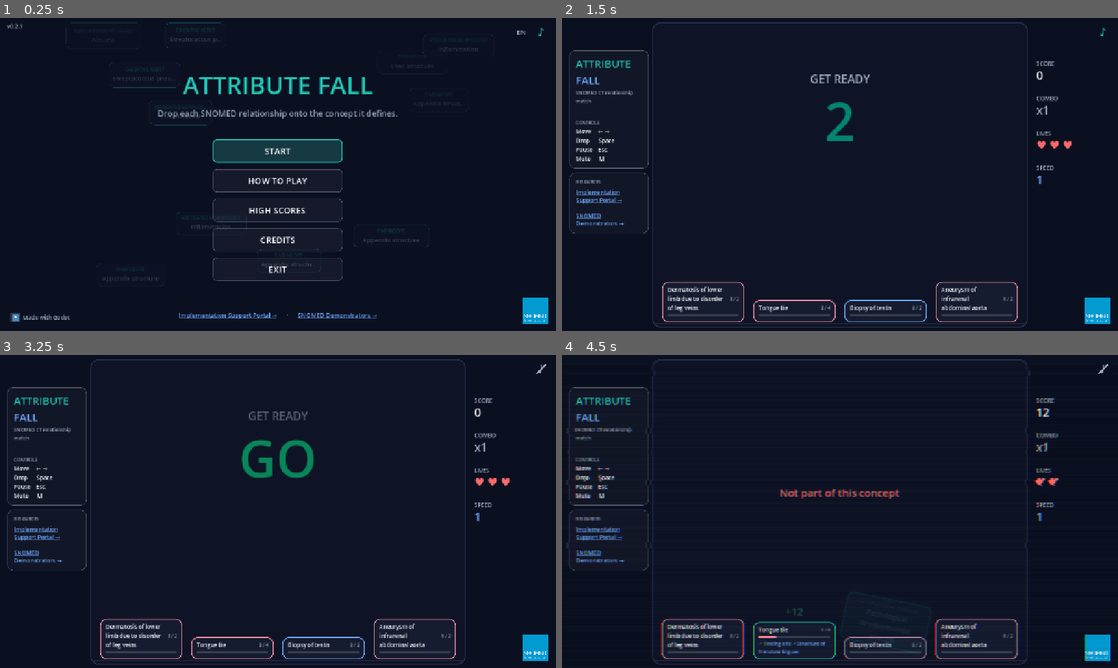
Above: before the commit, frames 1-4 (two rows, left to right).
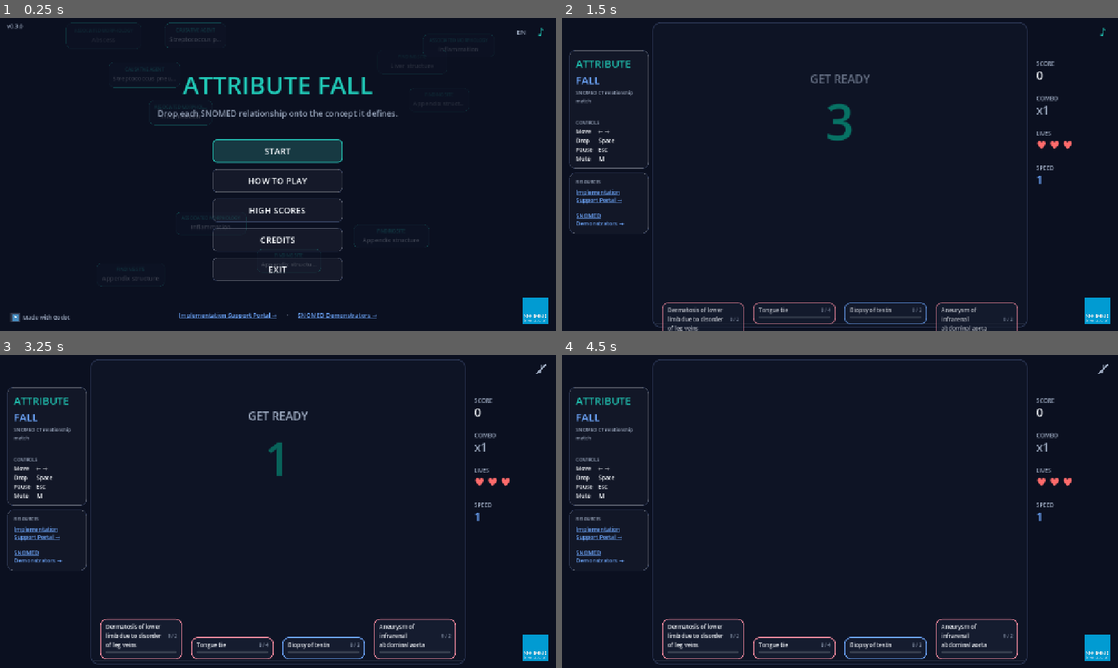
Above: after the commit, the same moments.

Repository: alopezo/attribute-fall
Game: Godot game, scene res://scenes/main.tscn
The game is run twice, just before and just after one commit, with the same random seed, the same clock (stepped at 60 frames per second) and the same inputs. The engine's default icon, where the game draws it, is replaced by a stand-in: a white triangle on a blue panel in a dark square.
Inputs (mouse positions are in pixels of both pictures, inside the frame that each line leads up to):
- Up to frame 1 (0.25 s): no input
- Up to frame 2 (1.5 s): click "START" at 0.5 s; click (840, 212) at 1.25 s, where only the run after the commit has a clickable "HARD"
- Up to frame 3 (3.25 s): click "♪" at 2 s; tap Enter at 2.75 s; move the mouse to (139, 639) at 2.77 s; hold Right (af_right) from 2.78 s (still down); hold Space (af_hard) from 2.78 s (still down); click (139, 639) at 2.92 s; tap Down (af_soft) at 3.05 s
- Up to frame 4 (4.5 s): move the mouse to (795, 649) at 3.52 s; release Right (af_right) at 3.53 s; release Space (af_hard) at 3.53 s; hold S 3.53-4.28 s; tap Down (af_soft) at 3.6 s; click (795, 649) at 3.67 s; tap Space (af_hard) at 3.8 s; move the mouse to (884, 649) at 4.27 s; hold Right (af_right) from 4.28 s (still down); hold Space (af_hard) from 4.28 s (still down); click (884, 649) at 4.42 s

The runs differ from the first frame. In frame 1, less than 0.1% of the frame differs, in the area x 2-5%, y 2-4%; in frame 2, 2.8%; in frame 3, 1.0%; in frame 4, 4.8%, in the area x 0-99%, y 1-98%.

Commit message:
feat: guided tutorial + Easy/Normal/Hard difficulty (v0.3.0)
Accessibility for a SNOMED-expert (non-gamer) audience.

Difficulty:
- START opens a difficulty submenu (EASY / NORMAL / HARD). One factor scales the
  whole fall-speed curve (0.6 / 1.0 / 1.6×); scoring follows via _speed_factor.
  Choice persisted to user://settings.cfg.
- The first few pieces of every round fall extra slow to ease people in.

Guided tutorial (first play ever, and always on Easy):
- Guides each piece until two correct drops. The piece falls a moment, then
  soft-pauses (no pause menu); a right-angle connector with a travelling pulse
  runs from the piece to a valid target card, which shines. A banner names the
  concept and prompts to move/drop. A real move/drop (or card click) resumes;
  the line disappears on landing. Mistakes are free and keep guiding.
- Encouraging messages: correct → praise, wrong → hint (held longer), and an
  immediate "Good! Now it's your turn…" on the second correct.

Also: RESTART in the pause menu; removed the dead Victory panel earlier; full
EN/ES for all new strings.

Co-Authored-By: Claude Opus 4.8 <noreply@anthropic.com>

Diff:
--- a/project.godot
+++ b/project.godot
@@ -11,7 +11,7 @@
 [application]
 
 config/name="Attribute Fall"
-config/version="0.2.1"
+config/version="0.3.0"
 run/main_scene="res://scenes/main.tscn"
 config/features=PackedStringArray("4.5", "GL Compatibility")
 config/icon="res://assets/snomed_international.svg"
--- a/scripts/concept_card.gd
+++ b/scripts/concept_card.gd
@@ -197,6 +197,23 @@
 func _set_border(c: Color) -> void:
 	_style.border_color = c
 
+# Pulsing accent glow (tutorial "shine" on the target card). Uses the panel
+# shadow so it never fights the border flash animations.
+var _glow_tween: Tween
+func set_tutorial_glow(on: bool) -> void:
+	_ensure_built()
+	if _glow_tween and _glow_tween.is_valid():
+		_glow_tween.kill()
+	_glow_tween = null
+	if not on:
+		_style.shadow_size = 0
+		return
+	_style.shadow_color = Color(Palette.ACCENT.r, Palette.ACCENT.g, Palette.ACCENT.b, 0.6)
+	_glow_tween = create_tween()
+	_glow_tween.set_loops()
+	_glow_tween.tween_method(func(s): _style.shadow_size = int(s), 3.0, 16.0, 0.65).set_trans(Tween.TRANS_SINE)
+	_glow_tween.tween_method(func(s): _style.shadow_size = int(s), 16.0, 3.0, 0.65).set_trans(Tween.TRANS_SINE)
+
 func flash_correct() -> void:
 	_set_border(Palette.CORRECT)
 	var t := create_tween()
--- a/scripts/i18n.gd
+++ b/scripts/i18n.gd
@@ -28,6 +28,18 @@
 	# Main menu
 	"Drop each SNOMED relationship onto the concept it defines.": "Soltá cada relación SNOMED sobre el concepto que define.",
 	"START": "EMPEZAR",
+	# Difficulty
+	"CHOOSE DIFFICULTY": "ELEGÍ LA DIFICULTAD",
+	"Speed only — Easy always shows the tutorial": "Solo velocidad — Fácil siempre muestra el tutorial",
+	"EASY": "FÁCIL",
+	"NORMAL": "NORMAL",
+	"HARD": "DIFÍCIL",
+	# Tutorial overlay
+	"This attribute is part of the '%s' definition": "Este atributo es parte de la definición de '%s'",
+	"Move it over the card and drop — or click the card": "Llevala sobre la tarjeta y soltala — o hacé clic en la tarjeta",
+	"Nice — that's how it works!": "¡Muy bien! Así se juega.",
+	"Not quite — the right card is highlighted": "Casi — la tarjeta correcta está resaltada",
+	"Good! Now it's your turn…": "¡Bien! Ahora te toca a vos…",
 	"HOW TO PLAY": "CÓMO JUGAR",
 	"HIGH SCORES": "MEJORES PUNTAJES",
 	"CREDITS": "CRÉDITOS",
@@ -63,6 +75,7 @@
 	# Pause
 	"PAUSED": "PAUSA",
 	"RESUME": "CONTINUAR",
+	"RESTART": "REINICIAR",
 	"CONCEPTS PLAYED": "CONCEPTOS JUGADOS",
 	"MAIN MENU": "MENÚ PRINCIPAL",
 	# Game over
--- a/scripts/main.gd
+++ b/scripts/main.gd
@@ -43,8 +43,18 @@
 const FALL_SPEED_SOFT := 300.0
 const FALL_SPEED_STEP := 11.0
 const FALL_SPEED_MAX := 190.0
-
-enum State { START, HOWTO, CREDITS, PLAYING, PAUSED, GAMEOVER, REVIEW, HIGHSCORES }
+# Gentle onboarding: the first few pieces of a round fall extra slow so a player
+# new to the game (SNOMED experts/learners, not gamers) has time to read and
+# orient. Piece INTRO_PIECES+1 onward uses the normal speed.
+const FALL_SPEED_INTRO := 20.0
+const INTRO_PIECES := 3
+# Difficulty scales the whole fall-speed curve (start, intro, per-concept step,
+# and cap) by one factor; "medium" is today's speed. Scoring follows via
+# _speed_factor, so harder = faster = more points.
+const DIFFICULTY_MULT := {"easy": 0.6, "medium": 1.0, "hard": 1.6}
+const SETTINGS_PATH := "user://settings.cfg"
+
+enum State { START, HOWTO, CREDITS, DIFFICULTY, PLAYING, PAUSED, GAMEOVER, REVIEW, HIGHSCORES }
 
 # ----- game state -----
 var state: int = State.START
@@ -65,6 +75,17 @@
 var _next_life_score := LIFE_FIRST     # next score threshold that grants a bonus life
 var concepts_completed := 0
 var current_fall_speed := FALL_SPEED_START
+var _pieces_spawned := 0     # per-round piece counter (for the slow intro pieces)
+var _difficulty := "medium"
+# Tutorial state (guided first two pieces).
+var _tutorial_this_round := false   # tutorial runs during this round
+var _tutorial_correct := 0          # correct drops so far (tutorial ends at 2)
+var _tutorial_hold := false         # falling frozen, waiting for the first input
+var _tutorial_line: Line2D
+var _tutorial_pulse: Polygon2D       # travelling dot along the connector
+var _tutorial_pulse_t := 0.0
+var _tutorial_box: PanelContainer
+var _tutorial_target_lane := -1
 
 var last_pair_key := ""
 var _bag: Array = []                # shuffle bag of pair keys
@@ -102,6 +123,7 @@
 var start_panel: Control
 var howto_panel: Control
 var credits_panel: Control
+var difficulty_panel: Control
 var pause_panel: Control
 var gameover_panel: Control
 var go_title: Label
@@ -114,6 +136,7 @@
 	var lang := I18n.load_pref()
 	TranslationServer.set_locale(lang)
 	PrototypeData.set_language(lang)
+	_difficulty = str(_get_setting("difficulty", "medium"))
 	_setup_fonts()
 	_setup_input()
 	set_anchors_and_offsets_preset(Control.PRESET_FULL_RECT)
@@ -382,6 +405,21 @@
 func _toggle_language() -> void:
 	_set_language("es" if I18n.lang == "en" else "en")
 
+# ----- persistent settings (shares user://settings.cfg with the language pref) -----
+func _get_setting(key: String, default):
+	var c := ConfigFile.new()
+	c.load(SETTINGS_PATH)
+	return c.get_value("game", key, default)
+
+func _set_setting(key: String, value) -> void:
+	var c := ConfigFile.new()
+	c.load(SETTINGS_PATH)
+	c.set_value("game", key, value)
+	c.save(SETTINGS_PATH)
+
+func _fall_mult() -> float:
+	return float(DIFFICULTY_MULT.get(_difficulty, 1.0))
+
 func _set_language(l: String) -> void:
 	if l == I18n.lang:
 		return
@@ -817,7 +855,7 @@
 	var spacer := Control.new()
 	spacer.custom_minimum_size = Vector2(0, 18)
 	s.vb.add_child(spacer)
-	var start_btn := _make_button("START", start_round, true)
+	var start_btn := _make_button("START", _show_difficulty, true)
 	var howto_btn := _make_button("HOW TO PLAY", _show_howto, false)
 	var hs_btn := _make_button("HIGH SCORES", _show_highscores, false)
 	var credits_btn := _make_button("CREDITS", _show_credits, false)
@@ -966,14 +1004,42 @@
 	c.vb.add_child(cbrow)
 	_default_focus[credits_panel] = cback
 
+	# Difficulty (second "start" menu, with a subtle falling background)
+	var dpanel := _make_overlay(true)
+	difficulty_panel = dpanel.root
+	_add_centered_label(dpanel.vb, "CHOOSE DIFFICULTY", 40, Palette.ACCENT)
+	_add_centered_label(dpanel.vb, "Speed only — Easy always shows the tutorial", 18, Palette.MUTED)
+	var dtop := Control.new()
+	dtop.custom_minimum_size = Vector2(0, 14)
+	dpanel.vb.add_child(dtop)
+	var diffs := [["easy", "EASY"], ["medium", "NORMAL"], ["hard", "HARD"]]
+	var first_diff_btn: Button = null
+	for d in diffs:
+		var key: String = d[0]
+		var btn := _make_button(d[1], func(): _start_with_difficulty(key), false)
+		if first_diff_btn == null:
+			first_diff_btn = btn
+		var brow := CenterContainer.new()
+		brow.add_child(btn)
+		dpanel.vb.add_child(brow)
+	var dspacer := Control.new()
+	dspacer.custom_minimum_size = Vector2(0, 16)
+	dpanel.vb.add_child(dspacer)
+	var dback := _make_button("BACK", _show_menu, false)
+	var dbrow := CenterContainer.new()
+	dbrow.add_child(dback)
+	dpanel.vb.add_child(dbrow)
+	_default_focus[difficulty_panel] = first_diff_btn
+
 	# Pause menu
 	var p := _make_overlay()
 	pause_panel = p.root
 	_add_centered_label(p.vb, "PAUSED", 44, Palette.TEXT)
 	var pause_resume := _make_button("RESUME", _toggle_pause)
+	var pause_restart := _make_button("RESTART", restart_round, false)
 	var pause_review := _make_button("CONCEPTS PLAYED", _show_review, false)
 	var pause_menu := _make_button("MAIN MENU", _show_menu, false)
-	var pause_btns := [pause_resume, pause_review, pause_menu]
+	var pause_btns := [pause_resume, pause_restart, pause_review, pause_menu]
 	if not OS.has_feature("web"):
 		pause_btns.append(_make_button("EXIT", _exit_game, false))
 	for btn in pause_btns:
@@ -1183,7 +1249,7 @@
 	return "[color=#9AA7BD]%s[/color]\n" % tr("Card border color = concept hierarchy:") + "     ".join(parts)
 
 func _show_only(panel: Control) -> void:
-	for pnl in [start_panel, howto_panel, credits_panel, pause_panel, gameover_panel, review_panel, highscores_panel]:
+	for pnl in [start_panel, howto_panel, credits_panel, difficulty_panel, pause_panel, gameover_panel, review_panel, highscores_panel]:
 		if pnl:
 			pnl.visible = (pnl == panel)
 	if panel != null and not _input_guard and _default_focus.has(panel):
@@ -1194,6 +1260,7 @@
 	_show_only(null)
 
 func _show_menu() -> void:
+	_clear_tutorial()
 	state = State.START
 	_show_only(start_panel)
 
@@ -1204,6 +1271,15 @@
 func _show_credits() -> void:
 	state = State.CREDITS
 	_show_only(credits_panel)
+
+func _show_difficulty() -> void:
+	state = State.DIFFICULTY
+	_show_only(difficulty_panel)
+
+func _start_with_difficulty(d: String) -> void:
+	_difficulty = d
+	_set_setting("difficulty", d)
+	start_round()
 
 func _exit_game() -> void:
 	get_tree().quit()
@@ -1337,6 +1413,11 @@
 	_next_life_score = LIFE_FIRST
 	concepts_completed = 0
 	current_fall_speed = FALL_SPEED_START
+	_pieces_spawned = 0
+	# Tutorial: first time ever, or always on Easy.
+	_tutorial_this_round = _difficulty == "easy" or not bool(_get_setting("tutorial_seen", false))
+	_tutorial_correct = 0
+	_clear_tutorial()
 	last_pair_key = ""
 	_bag.clear()
 	_streak.clear()
@@ -1404,6 +1485,7 @@
 	start_round()
 
 func end_game() -> void:
+	_clear_tutorial()
 	state = State.GAMEOVER
 	current_piece = null
 	sfx.sfx_game_over()
@@ -1562,7 +1644,10 @@
 	piece_layer.add_child(piece)
 	piece.position = Vector2(_lane_center_x(1) - PIECE_W / 2.0, PIECE_START_Y)
 	current_piece = piece
+	_pieces_spawned += 1
 	input_locked = false
+	if _tutorial_this_round:
+		_begin_tutorial_step(piece)   # guide every piece until 2 correct drops
 
 # ----- input & falling -----
 func _process(delta: float) -> void:
@@ -1572,10 +1657,18 @@
 		_version_label.visible = state != State.PLAYING   # menus only, not while playing
 	if _lang_btn:
 		# switching is safe only in the static menus (no live piece bag to desync)
-		_lang_btn.visible = state == State.START or state == State.HOWTO or state == State.CREDITS
+		_lang_btn.visible = state == State.START or state == State.HOWTO or state == State.CREDITS or state == State.DIFFICULTY
 	if state != State.PLAYING or current_piece == null or input_locked:
 		return
-	var speed := current_fall_speed
+	if _tutorial_line != null:
+		_tutorial_pulse_t = fmod(_tutorial_pulse_t + delta / 0.9, 1.0)   # ~0.9s piece→card
+		_update_tutorial_line()   # keep the guide anchored to the moving piece
+	if _tutorial_hold:
+		return                    # frozen until the first input
+	var base := current_fall_speed
+	if _pieces_spawned <= INTRO_PIECES or _tutorial_this_round:
+		base = minf(base, FALL_SPEED_INTRO)   # slow for onboarding / while the tutorial guides
+	var speed := base * _fall_mult()          # difficulty scales the whole curve
 	if Input.is_action_pressed("af_soft"):
 		speed = maxf(speed, FALL_SPEED_SOFT)
 	current_piece.position.y += speed * delta
@@ -1585,13 +1678,15 @@
 		resolve_drop(current_piece.lane_index)
 
 # Runs before the GUI, so it sees button clicks too. On the first user gesture,
-# (re)start the active music so browsers unlock audio and it plays immediately.
+# start the active music ONLY if it isn't already playing, so browsers unlock
+# audio without restarting a track that's already going (the web AudioContext is
+# resumed separately by web/shell.html).
 func _input(event: InputEvent) -> void:
 	if _audio_kicked:
 		return
 	if event.is_pressed():
 		_audio_kicked = true
-		if not _mplayers.is_empty() and not _music_locked:
+		if not _mplayers.is_empty() and not _music_locked and not _mplayers[_mactive].playing:
 			_mplayers[_mactive].play()
 
 func _unhandled_input(event: InputEvent) -> void:
@@ -1609,7 +1704,13 @@
 		State.CREDITS:
 			if event.is_action_pressed("ui_cancel") or event.is_action_pressed("af_pause"):
 				_show_menu()
+		State.DIFFICULTY:
+			if event.is_action_pressed("ui_cancel") or event.is_action_pressed("af_pause"):
+				_show_menu()
 		State.PLAYING:
+			if _tutorial_hold and (event.is_action_pressed("af_left") or event.is_action_pressed("af_right") \
+					or event.is_action_pressed("af_soft") or event.is_action_pressed("af_hard")):
+				_end_tutorial_hold()   # a real move/drop resumes the fall; the action still applies
 			if event.is_action_pressed("af_left"):
 				move_piece_left()
 			elif event.is_action_pressed("af_right"):
@@ -1631,9 +1732,13 @@
 func _toggle_pause() -> void:
 	if state == State.PLAYING:
 		state = State.PAUSED
+		if _tutorial_box:
+			_tutorial_box.visible = false   # don't let the tutorial prompt sit over the pause menu
 		_show_only(pause_panel)
 	elif state == State.PAUSED:
 		state = State.PLAYING
+		if _tutorial_hold and _tutorial_box:
+			_tutorial_box.visible = true    # still mid-tutorial → restore the prompt
 		_hide_overlays()
 		get_viewport().gui_release_focus()
 
@@ -1672,6 +1777,8 @@
 func _on_card_clicked(lane: int) -> void:
 	if state != State.PLAYING or _counting or input_locked or current_piece == null:
 		return
+	if _tutorial_hold:
+		_end_tutorial_hold()   # first click also resumes the tutorial hold
 	if current_piece.lane_index == lane:
 		hard_drop()
 		return
@@ -1694,6 +1801,10 @@
 	var piece := current_piece
 	current_piece = null
 
+	var was_tutorial := _tutorial_this_round
+	if was_tutorial:
+		_clear_tutorial()   # the guide line disappears when the piece lands
+
 	var concept = active_concepts[lane]
 	var correct := false
 	if concept != null:
@@ -1701,6 +1812,8 @@
 		if idx >= 0:
 			concept.relationships[idx].completed = true
 			correct = true
+	if was_tutorial and correct:
+		_tutorial_correct += 1
 
 	if correct:
 		combo = mini(combo + 1, MAX_COMBO)
@@ -1724,11 +1837,13 @@
 		else:
 			await _delay(0.12)
 	else:
-		lives -= 1
+		if not was_tutorial:   # mistakes are free during the guided tutorial
+			lives -= 1
 		combo = 0
 		_update_hud()
 		lane_cards[lane].flash_wrong()
-		_show_message(tr("Not part of this concept"), Palette.INCORRECT)
+		if not was_tutorial:
+			_show_message(tr("Not part of this concept"), Palette.INCORRECT)
 		_highlight_valid_targets(piece)
 		_crt_error_burst()
 		sfx.sfx_wrong()
@@ -1738,6 +1853,20 @@
 			end_game()
 			return
 		await _delay(0.5)
+
+	# Encouraging feedback during the guided tutorial.
+	if was_tutorial:
+		if not correct:
+			_show_message(tr("Not quite — the right card is highlighted"), Palette.INCORRECT, 2.2)
+		elif _tutorial_correct < 2:
+			_show_message(tr("Nice — that's how it works!"), Palette.CORRECT)   # first correct
+
+	# End the tutorial after two correct drops (mistakes keep guiding, cost nothing).
+	if was_tutorial and _tutorial_correct >= 2:
+		_tutorial_this_round = false
+		_set_setting("tutorial_seen", true)
+		_show_message(tr("Good! Now it's your turn…"), Palette.ACCENT, 2.0)   # immediate, alongside the score popups
+		await _delay(0.6)
 
 	if state == State.PLAYING:
 		spawn_next_piece()
@@ -1788,7 +1917,7 @@
 
 # Grows from 1.0 as the fall speed rises; makes scores vary and not stay round.
 func _speed_factor() -> float:
-	return current_fall_speed / FALL_SPEED_START
+	return current_fall_speed * _fall_mult() / FALL_SPEED_START
 
 func _highlight_valid_targets(piece: RelationshipPiece) -> void:
 	for i in LANE_COUNT:
@@ -1876,6 +2005,147 @@
 	t.tween_property(l, "position:y", l.position.y - 30.0, 0.5)
 	t.chain().tween_callback(l.queue_free)
 
+# ----- guided tutorial (first two pieces) -----
+# Which lane the guide points to for a piece (a concept it validly belongs to).
+func _first_valid_lane(piece: RelationshipPiece) -> int:
+	for i in active_concepts.size():
+		var c = active_concepts[i]
+		if c != null and _find_unresolved_match(c, piece.attribute, piece.value) >= 0:
+			return i
+	return -1
+
+# Let the piece fall a moment (so the motion is visible), then freeze it and draw
+# the guide to a valid target concept.
+func _begin_tutorial_step(piece: RelationshipPiece) -> void:
+	await _delay(0.7)
+	if state != State.PLAYING or current_piece != piece:
+		return
+	var lane := _first_valid_lane(piece)
+	if lane < 0:
+		return
+	_tutorial_target_lane = lane
+	_tutorial_hold = true
+	lane_cards[lane].set_tutorial_glow(true)
+	_draw_tutorial_line()
+	var cname := str(active_concepts[lane].label) if active_concepts[lane] != null else ""
+	_show_tutorial_box(cname)
+
+func _end_tutorial_hold() -> void:
+	_tutorial_hold = false
+	if _tutorial_box:
+		_tutorial_box.visible = false   # hide the prompt; the line stays until landing
+
+func _clear_tutorial() -> void:
+	_tutorial_hold = false
+	if _tutorial_target_lane >= 0 and _tutorial_target_lane < lane_cards.size():
+		lane_cards[_tutorial_target_lane].set_tutorial_glow(false)
+	_tutorial_target_lane = -1
+	if _tutorial_line:
+		_tutorial_line.queue_free()
+		_tutorial_line = null
+	if _tutorial_pulse:
+		_tutorial_pulse.queue_free()
+		_tutorial_pulse = null
+	if _tutorial_box:
+		_tutorial_box.queue_free()
+		_tutorial_box = null
+
+func _draw_tutorial_line() -> void:
+	if _tutorial_line == null:
+		_tutorial_line = Line2D.new()
+		_tutorial_line.width = 3.0
+		_tutorial_line.default_color = Color(Palette.ACCENT.r, Palette.ACCENT.g, Palette.ACCENT.b, 0.9)
+		# No z_index bump: stay within piece_layer so menu overlays (pause) draw
+		# over and dim the line like everything else.
+		piece_layer.add_child(_tutorial_line)
+	if _tutorial_pulse == null:
+		_tutorial_pulse = Polygon2D.new()
+		_tutorial_pulse.polygon = _circle_points(6.0, 16)
+		_tutorial_pulse.color = Color(Palette.ACCENT.r, Palette.ACCENT.g, Palette.ACCENT.b, 1.0)
+		piece_layer.add_child(_tutorial_pulse)
+		_tutorial_pulse_t = 0.0
+	_update_tutorial_line()
+
+func _circle_points(r: float, n: int) -> PackedVector2Array:
+	var pts := PackedVector2Array()
+	for i in n:
+		var a := TAU * float(i) / float(n)
+		pts.append(Vector2(cos(a), sin(a)) * r)
+	return pts
+
+# Position along the elbow polyline at normalized t (0 = piece, 1 = card).
+func _point_along(pts: PackedVector2Array, t: float) -> Vector2:
+	if pts.size() < 2:
+		return pts[0] if pts.size() == 1 else Vector2.ZERO
+	var seglens: PackedFloat32Array = []
+	var total := 0.0
+	for i in pts.size() - 1:
+		var l := pts[i].distance_to(pts[i + 1])
+		seglens.append(l)
+		total += l
+	if total <= 0.0:
+		return pts[0]
+	var d := clampf(t, 0.0, 1.0) * total
+	for i in pts.size() - 1:
+		var sl := seglens[i]
+		if d <= sl or i == pts.size() - 2:
+			var f: float = 0.0 if sl == 0.0 else d / sl
+			return pts[i].lerp(pts[i + 1], clampf(f, 0.0, 1.0))
+		d -= sl
+	return pts[pts.size() - 1]
+
+# Right-angle "elbow" connector from the piece's bottom to the target card's top.
+func _update_tutorial_line() -> void:
+	if _tutorial_line == null or current_piece == null or _tutorial_target_lane < 0:
+		return
+	var start := Vector2(current_piece.position.x + PIECE_W / 2.0, current_piece.position.y + current_piece.size.y)
+	var endp := Vector2(_lane_center_x(_tutorial_target_lane), lane_cards[_tutorial_target_lane].get_top_y())
+	var mid_y := (start.y + endp.y) / 2.0
+	var pts := PackedVector2Array([start, Vector2(start.x, mid_y), Vector2(endp.x, mid_y), endp])
+	_tutorial_line.points = pts
+	if _tutorial_pulse:
+		var t := _tutorial_pulse_t
+		_tutorial_pulse.position = _point_along(pts, t)
+		# fade in as it leaves the piece, out as it reaches the card
+		var a := 1.0
+		if t < 0.15:
+			a = t / 0.15
+		elif t > 0.85:
+			a = (1.0 - t) / 0.15
+		_tutorial_pulse.modulate.a = clampf(a, 0.0, 1.0)
+
+func _show_tutorial_box(concept_name: String) -> void:
+	if _tutorial_box:
+		_tutorial_box.queue_free()
+	_tutorial_box = PanelContainer.new()
+	_tutorial_box.mouse_filter = Control.MOUSE_FILTER_IGNORE
+	_tutorial_box.auto_translate_mode = Control.AUTO_TRANSLATE_MODE_DISABLED
+	var st := StyleBoxFlat.new()
+	st.bg_color = Color(0.043, 0.063, 0.125, 0.94)
+	st.set_border_width_all(1)
+	st.border_color = Palette.ACCENT
+	st.set_corner_radius_all(10)
+	st.content_margin_left = 18
+	st.content_margin_right = 18
+	st.content_margin_top = 10
+	st.content_margin_bottom = 10
+	_tutorial_box.add_theme_stylebox_override("panel", st)
+	var vb := VBoxContainer.new()
+	vb.add_theme_constant_override("separation", 3)
+	vb.mouse_filter = Control.MOUSE_FILTER_IGNORE
+	_tutorial_box.add_child(vb)
+	var l1 := _make_label(tr("This attribute is part of the '%s' definition") % concept_name, 18, Palette.TEXT)
+	l1.horizontal_alignment = HORIZONTAL_ALIGNMENT_CENTER
+	l1.mouse_filter = Control.MOUSE_FILTER_IGNORE
+	vb.add_child(l1)
+	var l2 := _make_label(tr("Move it over the card and drop — or click the card"), 14, Palette.MUTED)
+	l2.horizontal_alignment = HORIZONTAL_ALIGNMENT_CENTER
+	l2.mouse_filter = Control.MOUSE_FILTER_IGNORE
+	vb.add_child(l2)
+	add_child(_tutorial_box)
+	_tutorial_box.reset_size()
+	_tutorial_box.position = Vector2(SCREEN.x / 2.0 - _tutorial_box.size.x / 2.0, 20.0)
+
 func _combo_popup(lane: int, n: int) -> void:
 	var l := _make_label("COMBO ×%d" % n, 22, _combo_color(n))
 	l.horizontal_alignment = HORIZONTAL_ALIGNMENT_CENTER
@@ -1895,12 +2165,12 @@
 	t.tween_property(l, "modulate:a", 0.0, 1.4).set_ease(Tween.EASE_IN)
 	t.chain().tween_callback(l.queue_free)
 
-func _show_message(text: String, color: Color = Palette.TEXT) -> void:
+func _show_message(text: String, color: Color = Palette.TEXT, hold: float = 0.55) -> void:
 	message_label.text = text
 	message_label.add_theme_color_override("font_color", color)
 	message_label.modulate.a = 1.0
 	var t := create_tween()
-	t.tween_interval(0.55)
+	t.tween_interval(hold)
 	t.tween_property(message_label, "modulate:a", 0.0, 0.4)
 
 func _delay(t: float) -> void:
Not shown, changed: export_presets.cfg
